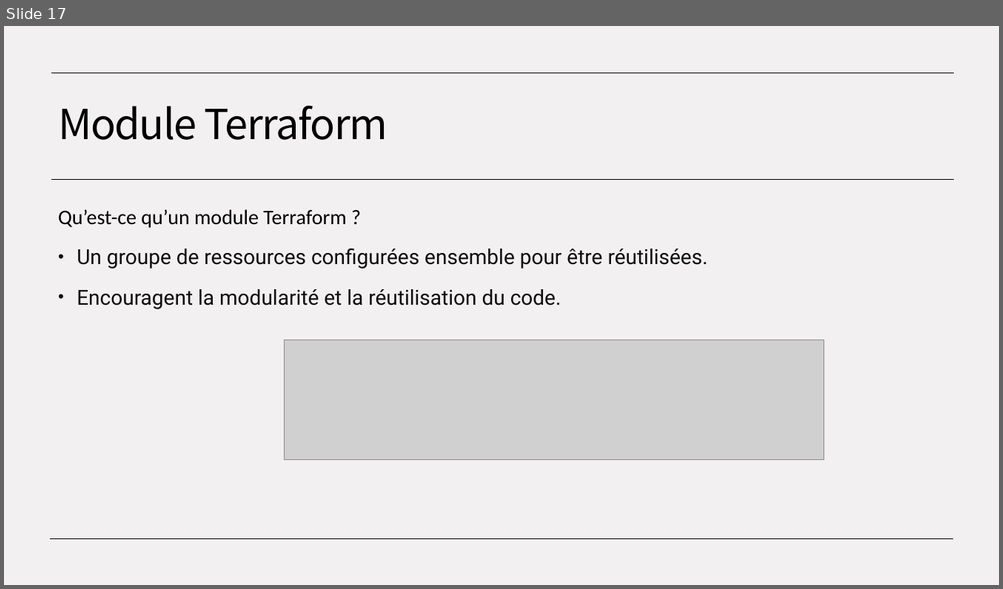
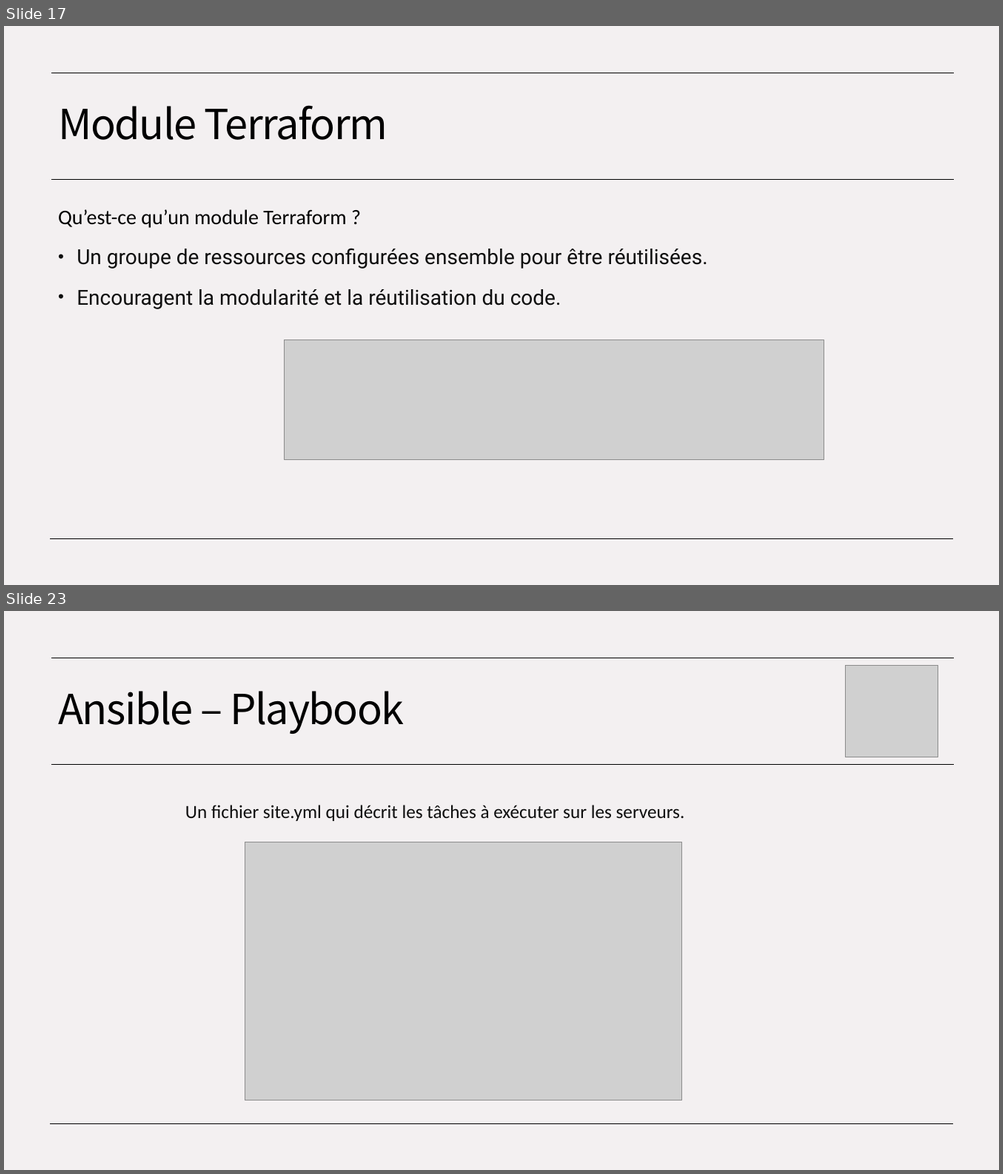
Before and after one commit to ConstevoTechnologies/EPSI---IaC, a slide deck: EPSI - Module IaC.pptx. Shown one above the other, each under a label of ours: slide 17 before the commit, slides 17 and 23 after it; the slides between them are not shown. The pictures are 1003x589 and 1003x1174 pixels, drawn with LibreOffice and Linux fonts; fonts in the diff are those of the drawing; grey boxes stand for pictures. Boxes give left, top, right and bottom in pixels: in the first picture for what was removed or moved away, otherwise in the second. Text is boxed around its words. In the diff, an @@ line names an element or a change of style, - is before the commit and + after.

```diff
--- a/EPSI - Module IaC.pptx
+++ b/EPSI - Module IaC.pptx
@@ slide 23 added at box(4, 611, 999, 1170), background #F3F0F1; not listed: 3 template elements that a slide beside it also shows @@
@@ picture added at box(845, 666, 938, 758) @@
@@ title added at box(58, 691, 404, 734), 40 pt, text #000000 @@
+Ansible – Playbook
@@ text added at box(185, 805, 685, 821), 18 pt, text #0E0E0E @@
+Un fichier site.yml qui décrit les tâches à exécuter sur les serveurs.
@@ picture added at box(245, 843, 683, 1100) @@
```
Also in this commit, not shown: 9 other slides added.
